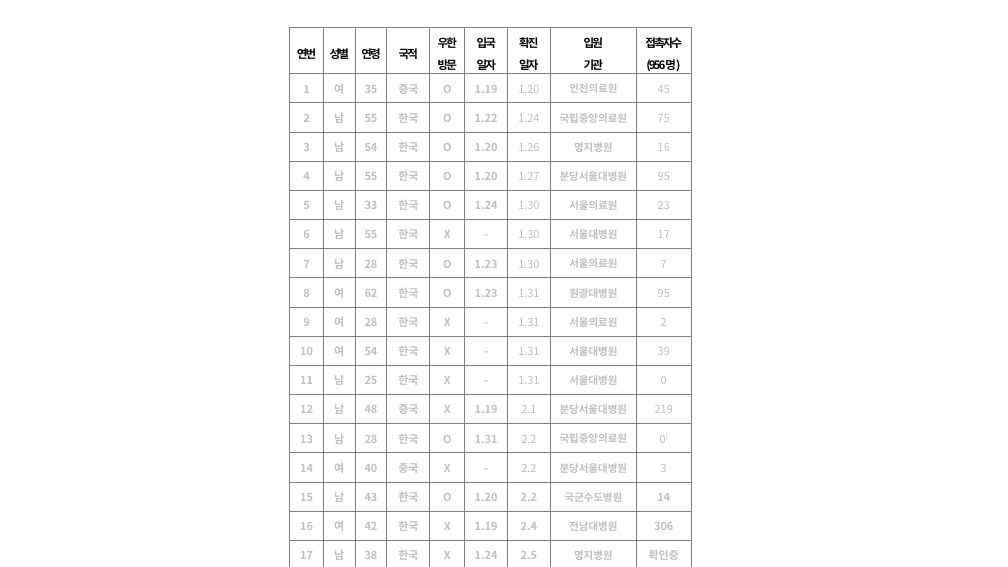
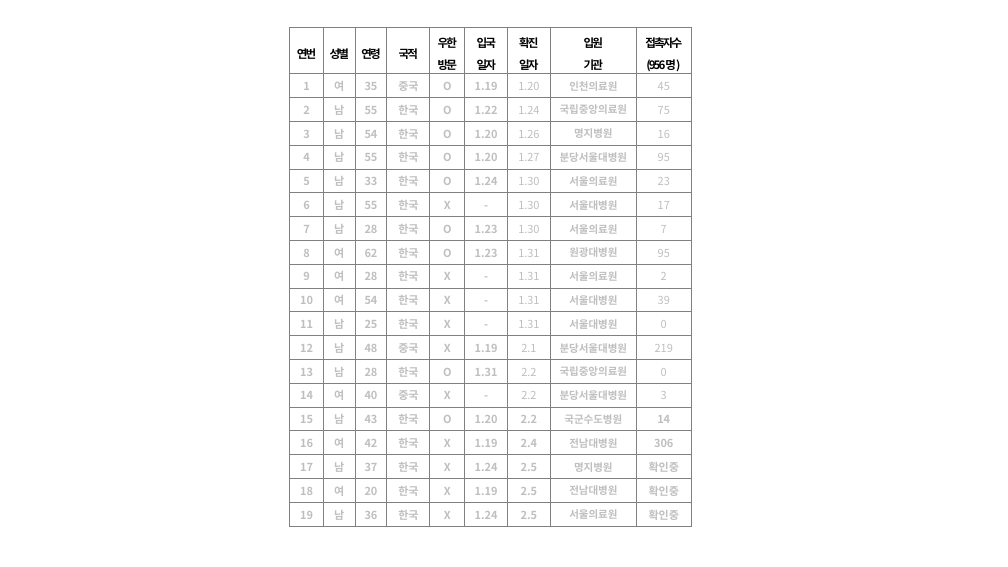
Before and after one commit to rudtn082/rudtn082.github.io2, a slide deck: slide 1 of images/update.pptx. Drawn at 1008x567 pixels with LibreOffice and Linux fonts; fonts in the diff are those of the drawing. Boxes give left, top, right and bottom in pixels: in the first picture for what was removed or moved away, otherwise in the second. Text is boxed around its words. In the diff, an @@ line names an element or a change of style, - is before the commit and + after.

Commit message:
update

```diff
--- a/images/update.pptx
+++ b/images/update.pptx
@@ table at (x1=290, y1=28, x2=691, y2=524) @@
-row 14, column 9: 0)
+row 14, column 9: 0
-row 18: 17 | 남 | 38 | 한국 | X | 1.24 | 2.5 | 명지병원 | 확인중
-row 19: 18 | 여 | 21 | 한국 | X | 1.19 | 2.5 | 전남대병원 | 확인중
+row 18: 17 | 남 | 37 | 한국 | X | 1.24 | 2.5 | 명지병원 | 확인중
+row 19: 18 | 여 | 20 | 한국 | X | 1.19 | 2.5 | 전남대병원 | 확인중
+row 20: 19 | 남 | 36 | 한국 | X | 1.24 | 2.5 | 서울의료원 | 확인중
```
